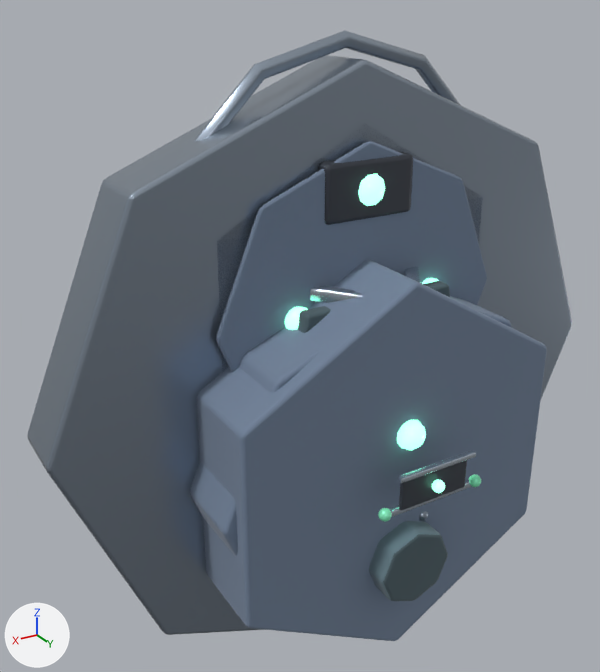
Before and after pictures for a commit that changed the Blender file assets-source/blender/buildings/auto_collector.blend.
Before and after are seen from a camera (50 mm lens) standing at (3.14, 4.68, 3.96) and looking at (0.24, -0.15, 1.54). Every picture has the same lights, and +X, +Y and +Z are marked at lower left. The picture after the commit comes second.

Objects in the first picture: 'LOD1_PROXY_base', 'LOD1_PROXY_cap', 'LOD2_PROXY_base', 'LOD2_PROXY_cap', 'collectorGuard', 'collectorRingB', 'hopper', 'plinth', 'plinthBolt.2', 'pylon', 'servicePanelInset' and 11 more.
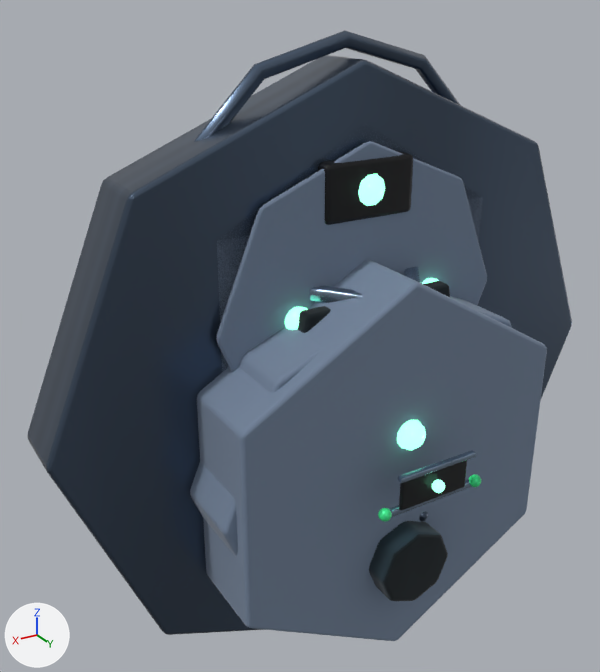
Pixel boxes (x1, y1, x2, y2) of what changed, in the pictures (600 x 672 px):
'pylon', surface changed (darker)
    both: (27, 55, 572, 635)
'collectorRingB', surface changed (darker)
    both: (194, 30, 460, 142)
'plinth', surface changed (darker)
    both: (369, 521, 448, 601)
'collectorGuard', surface changed
    both: (298, 281, 450, 333)
'plinthBolt.2', surface changed
    both: (419, 511, 428, 521)

What changed in the scene script:
```text
Add img_art_paint_mat_auto_collector_metal:
    img_art_paint_mat_auto_collector_metal = load_image('ART_PAINT_MAT_auto_collector_metal', '_unpacked/ART_PAINT_MAT_auto_collector_metal', 32, 32, 'sRGB')
Add img_art_paint_mat_auto_collector_stonedark:
    img_art_paint_mat_auto_collector_stonedark = load_image('ART_PAINT_MAT_auto_collector_stoneDark', '_unpacked/ART_PAINT_MAT_auto_collector_stoneDark', 32, 32, 'sRGB')
Add img_art_paint_mat_auto_collector_stone:
    img_art_paint_mat_auto_collector_stone = load_image('ART_PAINT_MAT_auto_collector_stone', '_unpacked/ART_PAINT_MAT_auto_collector_stone', 32, 32, 'sRGB')
Change mat_mat_auto_collector_stone:
    where n3 = _N.new('ShaderNodeMix'); n3.name = 'ArtTint Multiply'
    remove n3.inputs[6].default_value = (0.14, 0.22, 0.26, 1.0)  # 'A', greyish cyan #69818b
    add n4 = _N.new('ShaderNodeTexImage'); n4.name = 'ArtSurfaceTexture'
    add n4.image = img_art_paint_mat_auto_collector_stone
    add _L.new(n4.outputs[0], n3.inputs[6])  # 'Color' to 'A'
Change mat_mat_auto_collector_stonedark:
    where n3 = _N.new('ShaderNodeMix'); n3.name = 'ArtTint Multiply'
    remove n3.inputs[6].default_value = (0.0812, 0.128, 0.151, 1.0)  # 'A', greyish cyan #50646c
    add n4 = _N.new('ShaderNodeTexImage'); n4.name = 'ArtSurfaceTexture'
    add n4.image = img_art_paint_mat_auto_collector_stonedark
    add _L.new(n4.outputs[0], n3.inputs[6])  # 'Color' to 'A'
Change mat_mat_auto_collector_metal:
    where n3 = _N.new('ShaderNodeMix'); n3.name = 'ArtTint Multiply'
    remove n3.inputs[6].default_value = (0.32, 0.39, 0.48, 1.0)  # 'A', greyish blue #99a8b8
    add n4 = _N.new('ShaderNodeTexImage'); n4.name = 'ArtSurfaceTexture'
    add n4.image = img_art_paint_mat_auto_collector_metal
    add _L.new(n4.outputs[0], n3.inputs[6])  # 'Color' to 'A'
```
